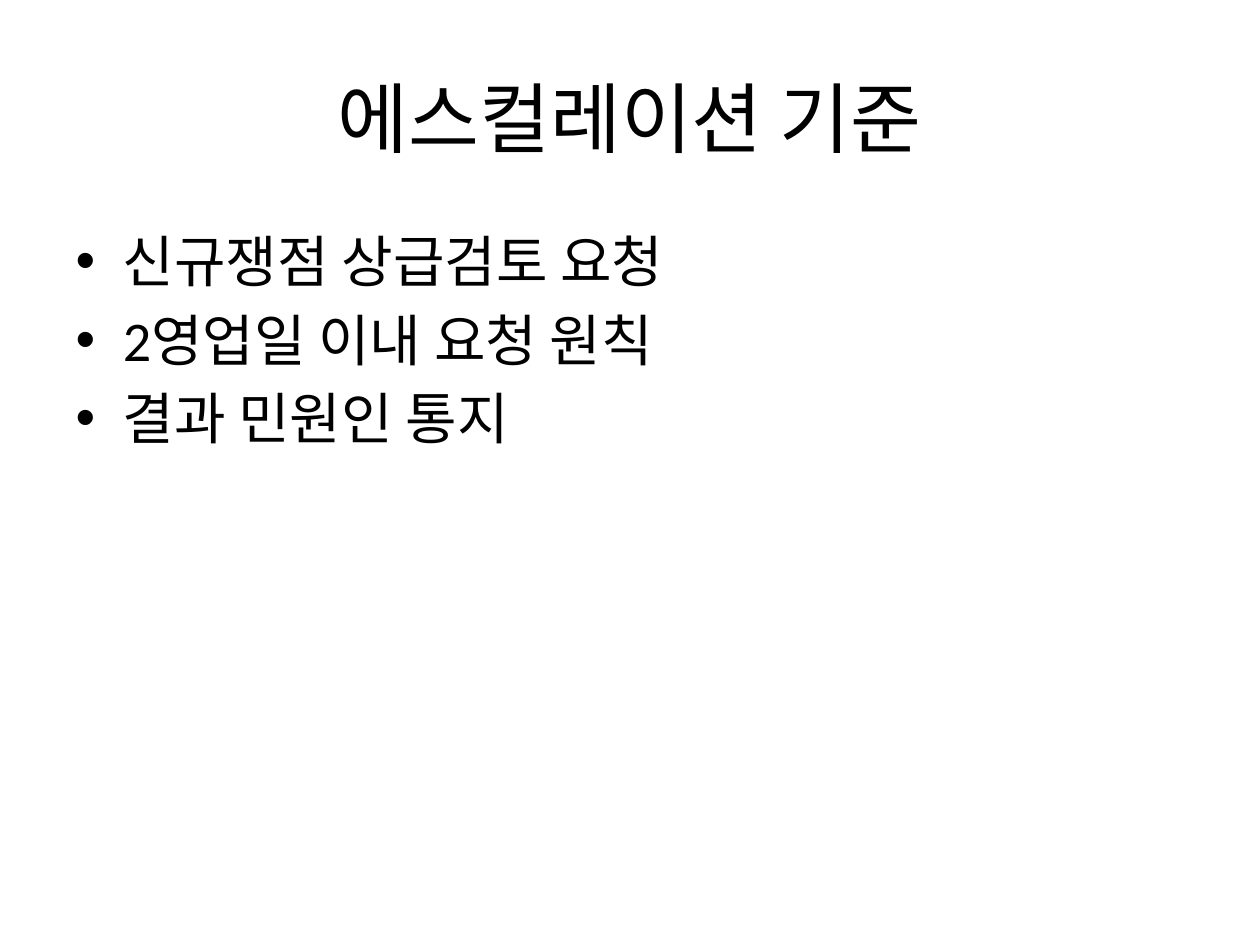
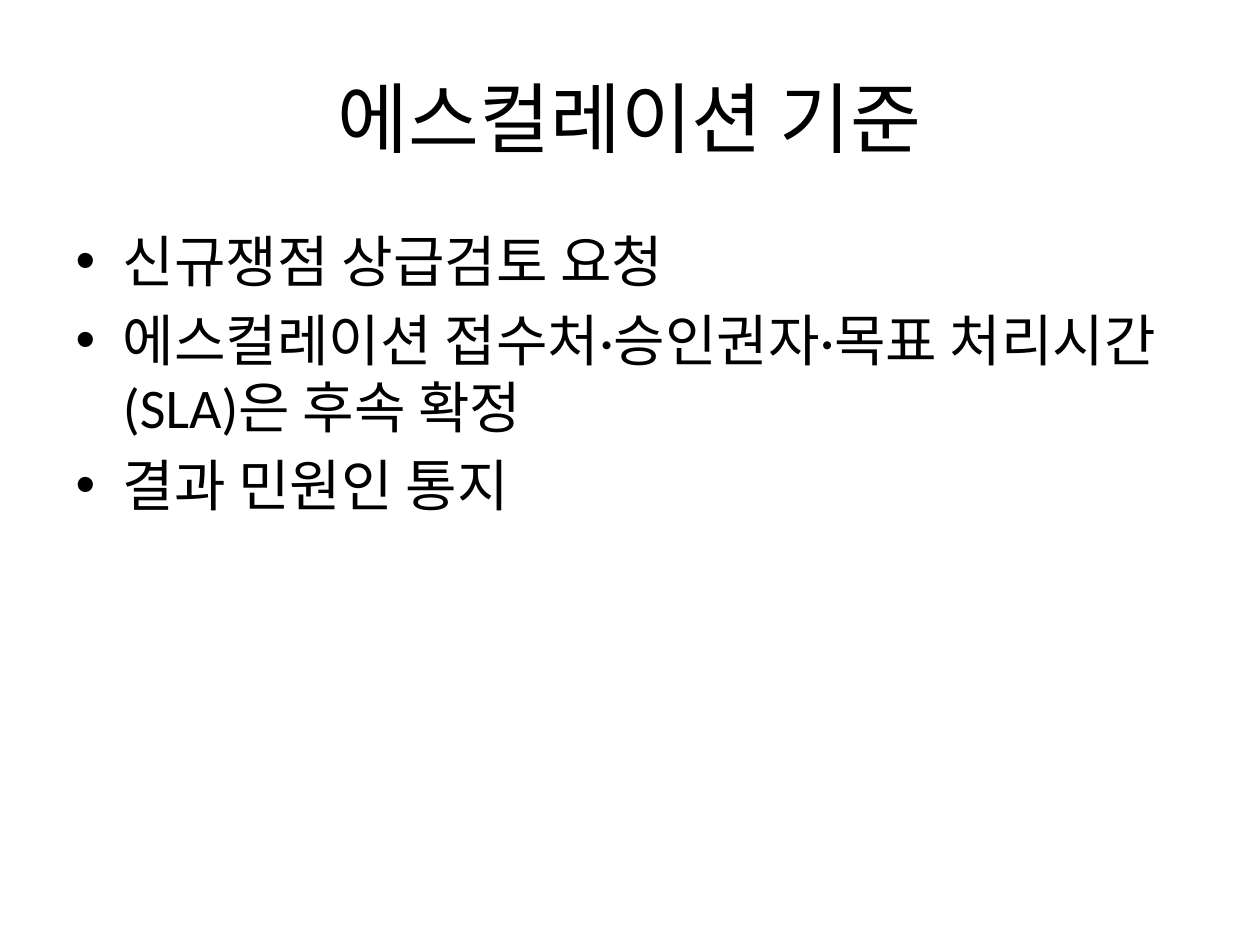
Before and after one commit to Abraxaspark91/n8n_termpjt, a slide deck: slide 6 of scenarios/S10_election_office_support/deliverables/선관위_업무브리핑_덱.pptx. Drawn at 1260x945 pixels with LibreOffice and Linux fonts; fonts in the diff are those of the drawing. Boxes give left, top, right and bottom in pixels: in the first picture for what was removed or moved away, otherwise in the second. Text is boxed around its words. In the diff, an @@ line names an element or a change of style, - is before the commit and + after.

```diff
--- a/scenarios/S10_election_office_support/deliverables/선관위_업무브리핑_덱.pptx
+++ b/scenarios/S10_election_office_support/deliverables/선관위_업무브리핑_덱.pptx
@@ text at (123, 314, 1156, 436): text changed @@
-• 2영업일 이내 요청 원칙
+• 에스컬레이션 접수처·승인권자·목표 처리시간(SLA)은 후속 확정
```
Also in this commit, not shown: 1 other slide changed, 1 slide added, 8 other files.
